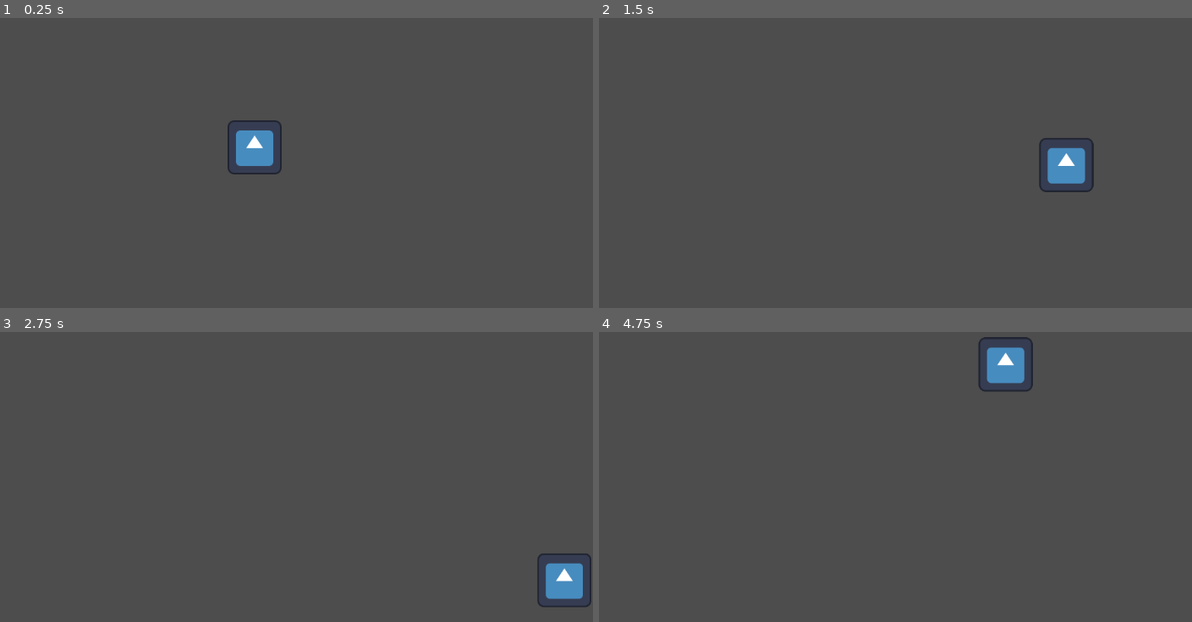
Above: before the commit, frames 1-4 (two rows, left to right).
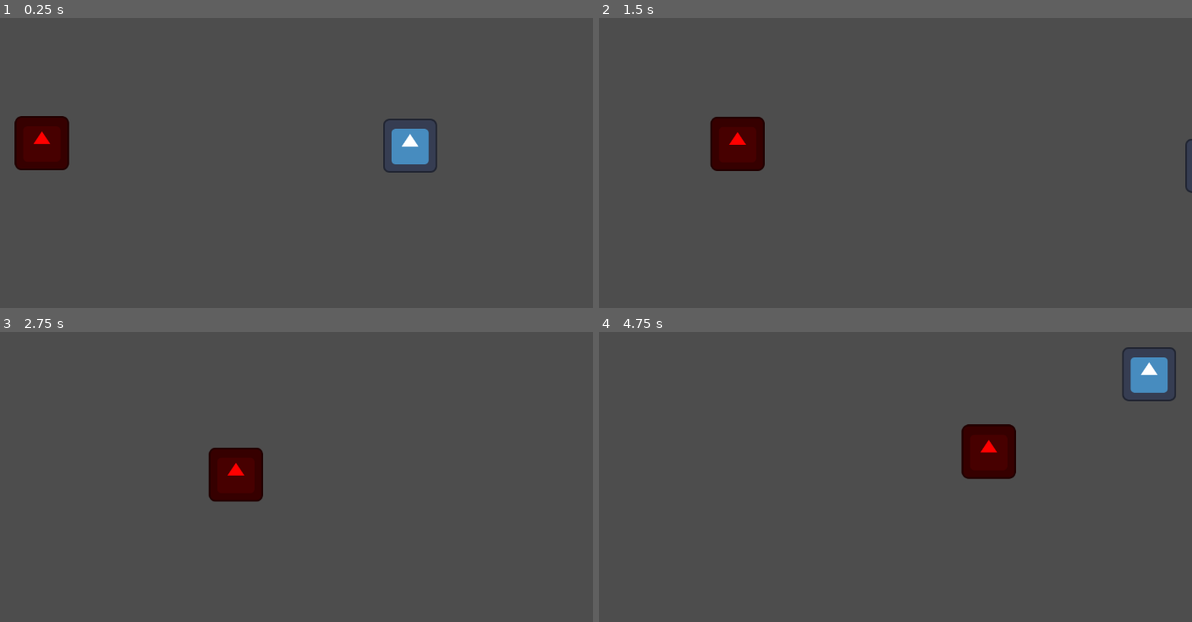
Above: after the commit, the same moments.

Repository: hugorocha05/A-Torre_Demo
Game: Godot game, scene res://Scenes/root.tscn
The game is run twice, just before and just after one commit, with the same random seed, the same clock (stepped at 60 frames per second) and the same inputs. The engine's default icon, where the game draws it, is replaced by a stand-in: a white triangle on a blue panel in a dark square.
Inputs:
- Up to frame 1 (0.25 s): no input
- Up to frame 2 (1.5 s): hold D (Move Right) 0.53-1.28 s; tap Space (Dash) at 0.6, 1.35 s; hold S (Move Down) from 1.28 s (still down)
- Up to frame 3 (2.75 s): release S (Move Down) at 2.03 s; hold D (Move Right) from 2.03 s (still down); tap Space (Dash) at 2.1 s
- Up to frame 4 (4.75 s): release D (Move Right) at 2.78 s; hold W (Move Up) 2.78-3.53 s; tap Space (Dash) at 2.85, 3.6, 4.35 s; hold A (Move Left) from 3.53 s (still down)

The runs differ from the first frame. In frame 1, 3.7% of the frame differs, in the area x 2-74%, y 33-54%; in frame 2, 2.8%; in frame 3, 2.7%; in frame 4, 3.7%, in the area x 61-98%, y 1-51%.

Commit message:
Added basic enemy that chases the player

Diff:
--- /dev/null
+++ b/A Torre - Demo/Scenes/basic_enemy.tscn
@@ -0,0 +1,19 @@
+[gd_scene load_steps=4 format=3 uid="uid://odn0xemnf5do"]
+
+[ext_resource type="Texture2D" uid="uid://bg30xwhkmcba2" path="res://icon.svg" id="1_ka7x6"]
+[ext_resource type="Script" path="res://Scripts/basic_enemy.gd" id="1_ueui1"]
+
+[sub_resource type="RectangleShape2D" id="RectangleShape2D_lvxht"]
+size = Vector2(96, 98)
+
+[node name="Basic Enemy" type="CharacterBody2D"]
+script = ExtResource("1_ueui1")
+
+[node name="Sprite2D" type="Sprite2D" parent="."]
+modulate = Color(1, 0, 0, 1)
+scale = Vector2(0.8, 0.8)
+texture = ExtResource("1_ka7x6")
+
+[node name="CollisionShape2D" type="CollisionShape2D" parent="."]
+shape = SubResource("RectangleShape2D_lvxht")
+disabled = true
--- a/A Torre - Demo/Scenes/player.tscn
+++ b/A Torre - Demo/Scenes/player.tscn
@@ -4,9 +4,10 @@
 [ext_resource type="Texture2D" uid="uid://bg30xwhkmcba2" path="res://icon.svg" id="2_d5ujg"]
 
 [sub_resource type="RectangleShape2D" id="RectangleShape2D_rj8ne"]
-size = Vector2(94, 94)
+size = Vector2(96, 96)
 
 [node name="Player" type="CharacterBody2D"]
+z_index = 1
 script = ExtResource("1_iy2jn")
 
 [node name="Sprite2D" type="Sprite2D" parent="."]
--- a/A Torre - Demo/Scenes/root.tscn
+++ b/A Torre - Demo/Scenes/root.tscn
@@ -1,8 +1,12 @@
-[gd_scene load_steps=2 format=3 uid="uid://bs4v6l7pt56oe"]
+[gd_scene load_steps=3 format=3 uid="uid://bs4v6l7pt56oe"]
 
 [ext_resource type="PackedScene" uid="uid://dwl1mkeq36phl" path="res://Scenes/player.tscn" id="1_5o2fo"]
+[ext_resource type="PackedScene" uid="uid://odn0xemnf5do" path="res://Scenes/basic_enemy.tscn" id="2_swoft"]
 
 [node name="Root" type="Node2D"]
 
 [node name="Player" parent="." instance=ExtResource("1_5o2fo")]
-position = Vector2(640, 320)
+position = Vector2(934, 317)
+
+[node name="Basic Enemy" parent="." instance=ExtResource("2_swoft")]
+position = Vector2(218, 312)
--- a/A Torre - Demo/Scripts/Player.gd
+++ b/A Torre - Demo/Scripts/Player.gd
@@ -4,21 +4,21 @@
 # Character variables
 # ----------------------------
 var max_speed := 300.0  # Max speed that the player-character can achieve while running
-var acceleration := 8.0  # Acceleration value of the player-character, permits smooth movement
+var acceleration := 10.0  # Acceleration value of the player-character, permits smooth movement
 var input_vector := Vector2.ZERO  # The input vector is a Vector2 I'm using to determine the direction of movement with x and y values ranging from -1 to 1. Ex: (-1, 0) means the input vector is "moving left" and (0, 1) means it's "moving down"
 
 var dash_speed := 900.0  # Speed of the player while dashing
 var dash_direction := Vector2.RIGHT  # Used to keep track of the last movement direction so the dash can be predictable and consistent
 var dash_duration := 0.15
 var can_dash := true  # Flag used to apply a dash cooldown
-var dash_cooldown_duration := 2.0
+var dash_cooldown_duration := 1.5
 
 enum MovementState {  # Basic state machine
 	NORMAL,
 	DASHING
 }
 
-var movement_state:= MovementState.NORMAL
+var movement_state := MovementState.NORMAL  # Starting state is the normal state
 
 # ---------------------------
 # Setup
@@ -32,6 +32,9 @@
 	# Setting up the timer wait times
 	dash_timer.wait_time = dash_duration
 	dash_cooldown.wait_time = dash_cooldown_duration
+
+	# Adding player to the Player group, this allows easier reference to the player node
+	add_to_group("Player")
 
 # ----------------------------
 # Movement
--- /dev/null
+++ b/A Torre - Demo/Scripts/basic_enemy.gd
@@ -0,0 +1,56 @@
+extends CharacterBody2D
+
+# ----------------------------
+# Character variables
+# ----------------------------
+var max_speed := 150.0  # Max speed that the enemy can achieve while running
+var acceleration := 6.0  # Acceleration value of the enemy, permits smooth movement
+var movement_direction := Vector2.ZERO  # The direction that the enemy should walk in, starts as a null vector to be changed later
+var chase_buffer := 160  # The distance the enemy keeps from the player while chasing, that way the enemy shouldn't overlap with the player
+var friction := 5  # friction value that permits more subtle deceleration
+
+enum MovementState {  # Basic state machine
+	CHASING,
+	STOPPED
+}
+
+var movement_state := MovementState.CHASING  # Starting state is to chase the player
+
+# ---------------------------
+# Setup
+# ----------------------------
+
+# Accessing the player scene/node
+@onready var player := get_tree().get_first_node_in_group("Player")  # Reference to the player node, even if the path or name is changed. This works because in the player script we add the player node to the Player group (check Player.gd)
+
+# ----------------------------
+# Movement
+# ----------------------------
+func get_movement_direction() -> void:
+	if global_position.distance_to(player.global_position) <= chase_buffer:  # if the enemy is "too close" to the player, change its movement state so it stops chasing
+		movement_state = MovementState.STOPPED
+		movement_direction = Vector2.ZERO  # Resets the movement direction to avoid to avoid sliding/jittering
+	else:
+		movement_state = MovementState.CHASING
+		movement_direction = (player.global_position - global_position).normalized()  # The direction the player should move in is the position it's currently at minus the position of the player, all that normalized. That way we get a direction vector that points from the enemy to the player
+
+func update_velocity(delta: float) -> void:
+	if movement_state == MovementState.CHASING:  # If the enemy is in chasing mode
+		apply_acceleration(delta)  # Accelerates the enemy in the direction they are going, allows smooth movement
+	else:
+		apply_friction(delta)  # Decelarates the enemy when they aren't chasing, allows smooth stopping
+
+func apply_acceleration(delta: float) -> void:
+	velocity = velocity.lerp(movement_direction * max_speed, acceleration * delta)  # lerp gradually brings the velocity from the current value to the player-character's max speed in increments according to the player's acceleration, creating an acceleration effect. We multiply by delta so the movement is frame independent
+
+func apply_friction(delta: float) -> void:
+	velocity = velocity.lerp(Vector2.ZERO, friction * delta)  # lerp gradually brings velocity from the current value to a null vector in increments according to the FRICTION value, creating a deceleration effect. We multiply by delta so the movement is frame independent. Globals is the name of my singleton/autoload script that contains all the global/environmental variables (check Globals.gd)
+
+# ----------------------------
+# Processing
+# ----------------------------
+func _physics_process(delta: float) -> void:
+	if player:
+		get_movement_direction()
+		update_velocity(delta)
+		move_and_slide()  # Godot's built-in movement function, moves character based on the 'velocity' attribute
